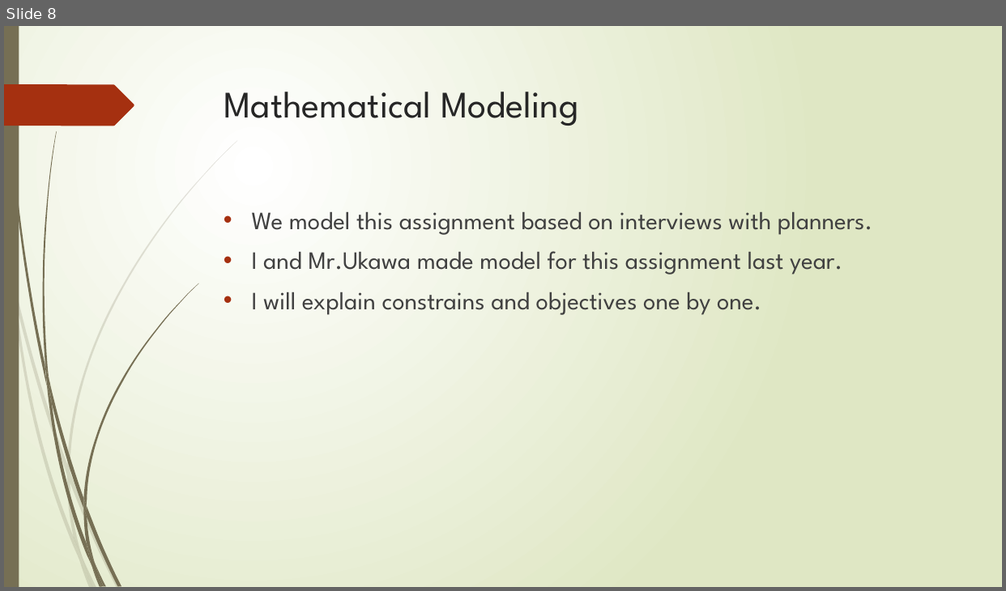
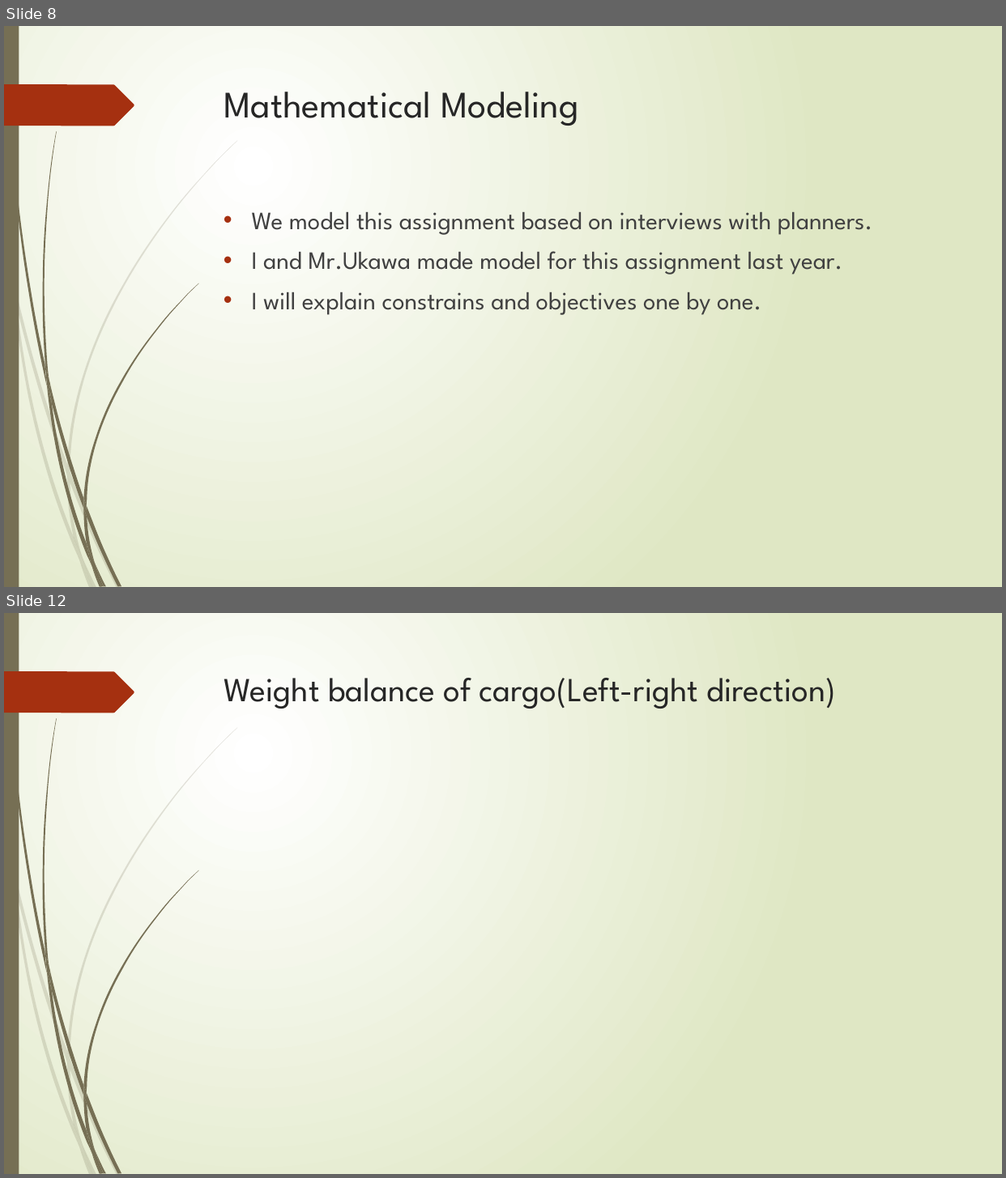
Before and after one commit to r-kurosu/kline_new, a slide deck: 中間報告.pptx. Shown one above the other, each under a label of ours: slide 8 before the commit, slides 8 and 12 after it; the slides between them are not shown. The pictures are 1006x591 and 1006x1178 pixels, drawn with LibreOffice and Linux fonts; fonts in the diff are those of the drawing. Boxes give left, top, right and bottom in pixels: in the first picture for what was removed or moved away, otherwise in the second. Text is boxed around its words. In the diff, an @@ line names an element or a change of style, - is before the commit and + after.

```diff
--- a/中間報告.pptx
+++ b/中間報告.pptx
@@ slide 12 added at box(4, 613, 1002, 1174), background gradient #FFFFFF to #DFE8C4; not listed: 24 template elements that a slide beside it also shows @@
@@ title added at box(224, 678, 836, 709), 32.4 pt, text #262626 @@
+Weight balance of cargo(Left-right direction)
```
Also in this commit, not shown: 4 other slides added.
